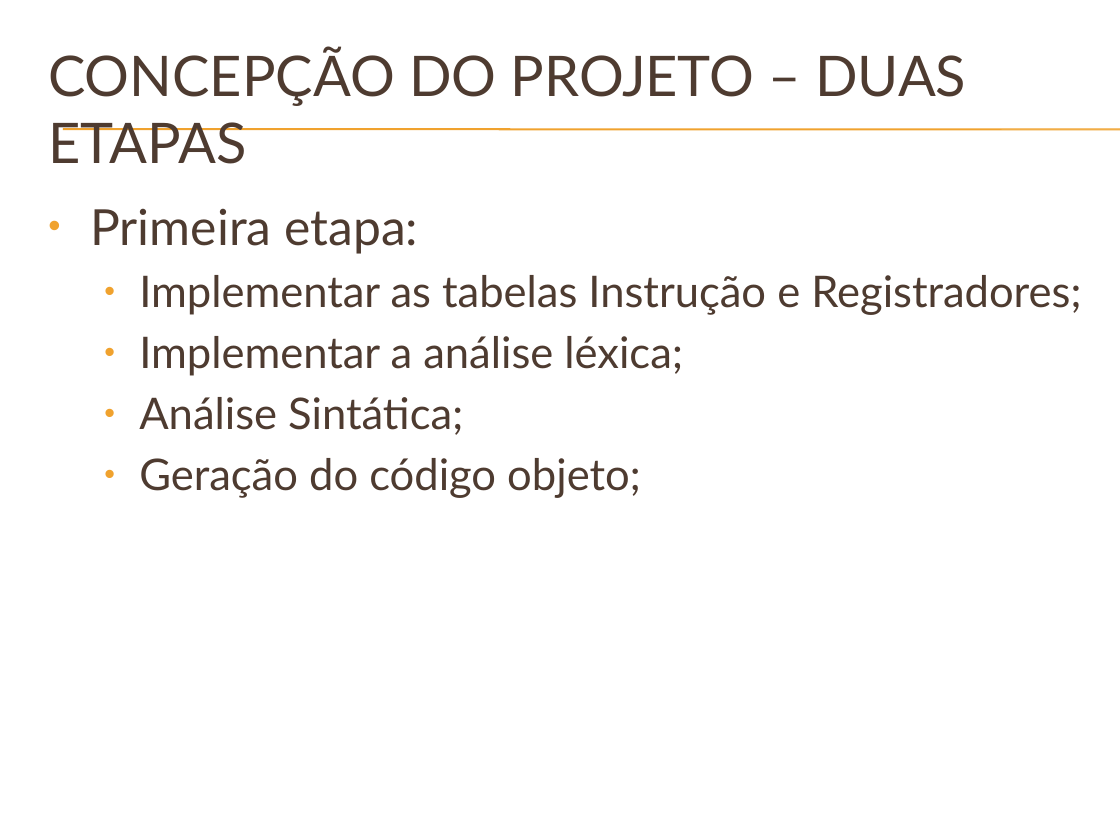
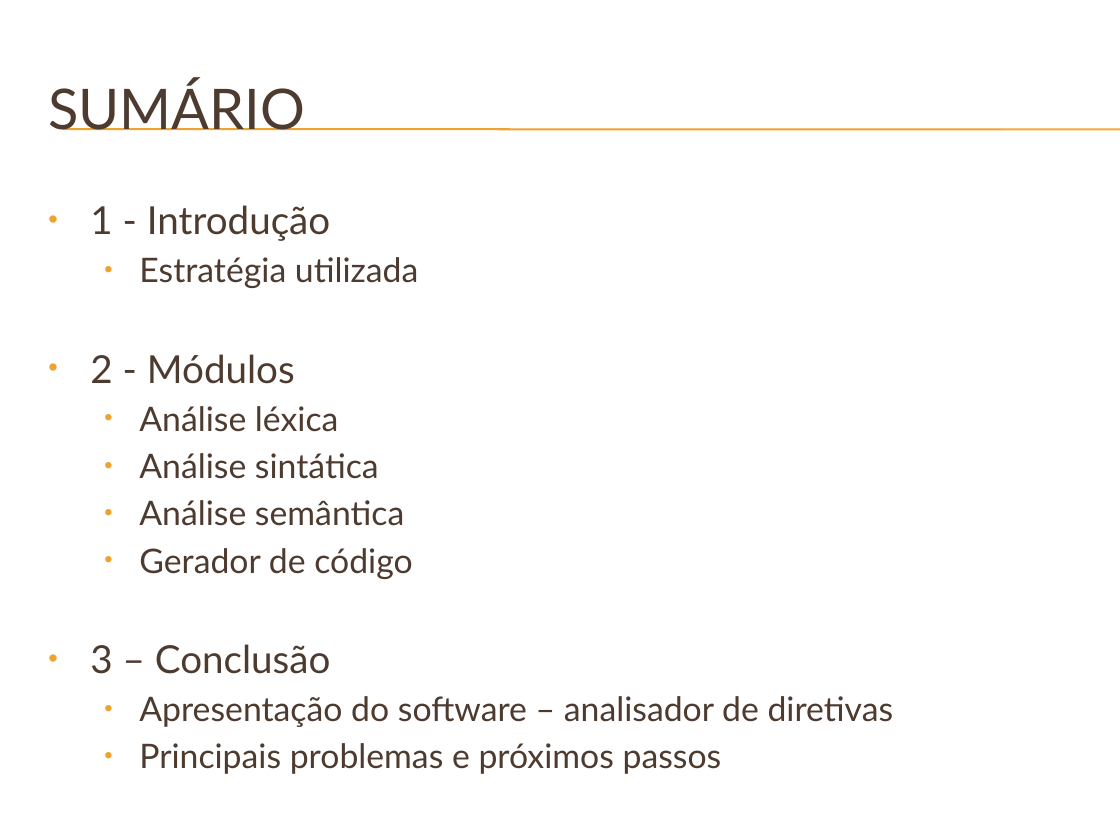
Before and after one commit to phdenis40/mips-assembler-unb, a slide deck: slide 2 of doc/Apresentação do GMAG – Software Básico.pptx. Drawn at 1120x840 pixels with LibreOffice and Linux fonts; fonts in the diff are those of the drawing; background and template pictures are left out. Boxes give left, top, right and bottom in pixels: in the first picture for what was removed or moved away, otherwise in the second. Text is boxed around its words. In the diff, an @@ line names an element or a change of style, - is before the commit and + after.

```diff
--- a/doc/Apresentação do GMAG – Software Básico.pptx
+++ b/doc/Apresentação do GMAG – Software Básico.pptx
@@ title at (48,80,305,130): text changed @@
-CONCEPÇÃO DO PROJETO – DUAS ETAPAS
+SUMÁRIO
@@ text at (90,205,894,774): text changed; size 28 to 21.7 pt @@
-• Primeira etapa:
-  • Implementar as tabelas Instrução e Registradores;
-  • Implementar a análise léxica;
-  • Análise Sintática;
-  • Geração do código objeto;
+• 1 - Introdução
+  • Estratégia utilizada
+• 2 - Módulos
+  • Análise léxica
+  • Análise sintática
+  • Análise semântica
+  • Gerador de código
+• 3 – Conclusão
+  • Apresentação do software – analisador de diretivas
+  • Principais problemas e próximos passos
```
Also in this commit, not shown: 4 other slides changed, 12 slides added, 12 slides removed.
